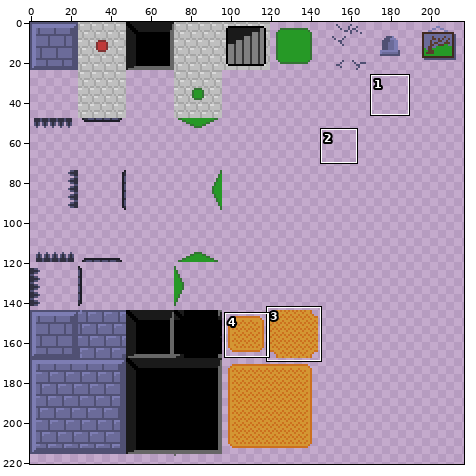
Sprite sheet -- graphics/tiles-terrain.png. Above, an overview of the earlier version with the close-up marked.
Close-up. The starting point:
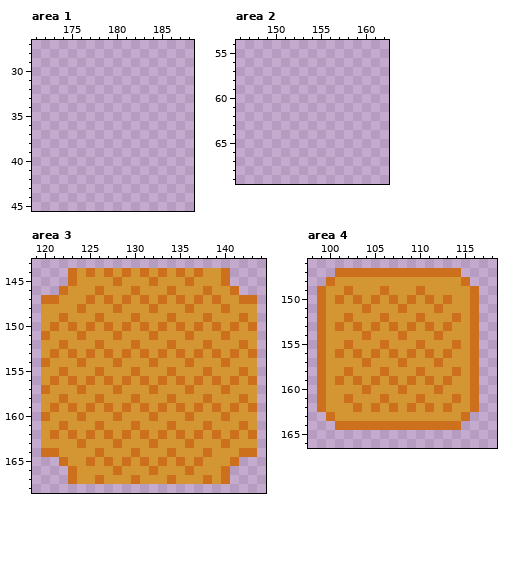
The file is 240x240 pixels. Colours within 5 levels of each other are drawn and written as one. Shown: area 1: x 171..188, y 27..45; area 2: x 146..162, y 54..69; area 3: x 119..144, y 143..168; area 4: x 98..118, y 146..166. The wide view leaves out empty margins. The commit also changed other parts of the picture, which this record leaves out.
Now the later version:
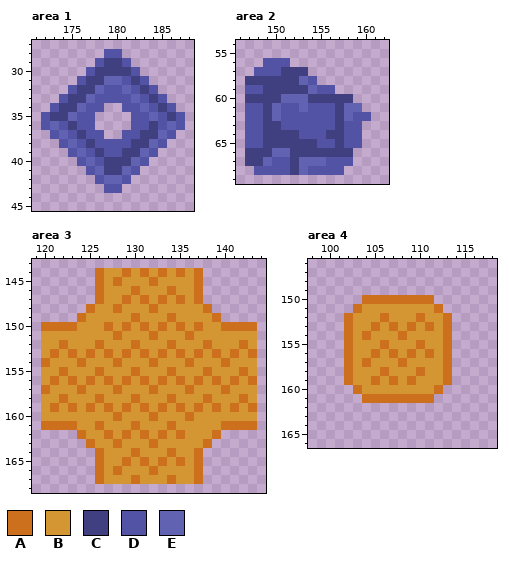
Palette (. is transparent): A #cc701e  B #d49633  C #404080  D #5353a6  E #6262b3
Diff:
--- area 1
@@ x 171..188 @@
 27 ..................
-28 ..................
-29 ..................
-30 ..................
-31 ..................
-32 ..................
-33 ..................
-34 ..................
-35 ..................
-36 ..................
-37 ..................
-38 ..................
-39 ..................
-40 ..................
-41 ..................
-42 ..................
-43 ..................
+28 ........DD........
+29 .......DCCD.......
+30 ......DCCCCD......
+31 .....DCCEEDCD.....
+32 ....DCCEDDEDCD....
+33 ...DCCEDDDDEDCD...
+34 ..DCCEDD..DDEDCD..
+35 .DCCEDD....DDEDCD.
+36 .DEDCDD....DDCDED.
+37 ..DEDCDD..DDCCED..
+38 ...DEDCDDDDCCED...
+39 ....DEDCDDCCED....
+40 .....DEDCCCED.....
+41 ......DECCED......
+42 .......DEED.......
+43 ........DD........
 44 ..................
--- area 2
@@ x 146..162 @@
 55 .................
-56 .................
-57 .................
-58 .................
-59 .................
-60 .................
-61 .................
-62 .................
-63 .................
-64 .................
-65 .................
-66 .................
-67 .................
-68 .................
+56 ...DDD...........
+57 ..DDDCCC.........
+58 .CCCCCCED........
+59 .DDCCCCCEDD......
+60 .CCCCEEECCCCC....
+61 .DDCEDDEDDDCEE...
+62 .DDCEDDDDDDCEDD..
+63 .DDCCDDDDDDCDD...
+64 .DDCCCCDDDCCDD...
+65 .DDCCCCCCDDCDD...
+66 .CCCEECCCCCCC....
+67 .CCEDDCEEEDDD....
+68 ..DDDDCEDDDD.....
 69 .................
--- area 3
@@ x 119..144 @@
 143 ..........................
-144 ....ABABABABABABABABBA....
-145 ....ABBBBABBBABBBABBBA....
-146 ...ABBBABBBABBBABBBABBA...
-147 .AABBBABABABABABABABABBAA.
-148 .BBBBABBBABBBABBBABBBABBB.
-149 .BBABBBABBBABBBABBBABBBAB.
-150 .BABABABABABABABABABABABA.
-151 .ABBBABBBABBBABBBABBBABBB.
+144 .......ABBABABABABA.......
+145 .......ABABBBABBBBA.......
+146 .......ABBBABBBABBA.......
+147 .......ABBABABABABA.......
+148 ......ABBABBBABBBBBA......
+149 .....ABBBBBABBBABBBBA.....
+150 .AAAABBBABABABABABABBAAAA.
+151 .BBBBBBBBABBBABBBABBBBBBB.
 152 .BBABBBABBBABBBABBBABBBAB.
@@ x 119..144 @@
 159 .BABABABABABABABABABABABA.
-160 .ABBBABBBABBBABBBABBBABBB.
-161 .BBABBBABBBABBBABBBABBBAB.
-162 .BABABABABABABABABABABABA.
-163 .BBBBABBBABBBABBBABBBABBB.
-164 .AABBBBABBBABBBABBBABBBAA.
-165 ...ABBABABABABABABABBBA...
-166 ....ABBBBABBBABBBABBBA....
-167 ....ABBABBBABBBABBBABA....
+160 .BBBBBBBBABBBABBBABBBBBBB.
+161 .AAAABBABBBABBBABBBBBAAAA.
+162 .....ABBABABABABABBBA.....
+163 ......ABBABBBABBBBBA......
+164 .......ABBBABBBABBA.......
+165 .......ABBABABABABA.......
+166 .......ABABBBABBBBA.......
+167 .......ABBBABBBABBA.......
 168 ..........................
--- area 4
@@ x 98..118 @@
 146 .....................
-147 ...AAAAAAAAAAAAAA....
-148 ..ABBBBBBBBBBBBBBA...
-149 .ABBABBBABBBABBBBBA..
-150 .ABABABABABABABABBA..
-151 .ABBBBABBBABBBABBBA..
-152 .ABBABBBABBBABBBABA..
-153 .ABABABABABABABABBA..
-154 .ABBBBABBBABBBABBBA..
-155 .ABBABBBABBBABBBABA..
-156 .ABABABABABABABABBA..
-157 .ABBBBABBBABBBABBBA..
-158 .ABBABBBABBBABBBABA..
-159 .ABABABABABABABABBA..
-160 .ABBBBABBBABBBABBBA..
-161 .ABBABBBABBBABBBABA..
-162 .ABBBABABABABABABBA..
-163 ..ABBBBBBBBBBBBBBA...
-164 ...AAAAAAAAAAAAAA....
+147 .....................
+148 .....................
+149 .....................
+150 ......AAAAAAAA.......
+151 .....ABBBBBBBBA......
+152 ....ABBBABBBABBA.....
+153 ....ABBABABABABA.....
+154 ....ABABBBABBBBA.....
+155 ....ABBBABBBABBA.....
+156 ....ABBABABABABA.....
+157 ....ABABBBABBBBA.....
+158 ....ABBBABBBABBA.....
+159 ....ABBABABABBBA.....
+160 .....ABBBBBBBBA......
+161 ......AAAAAAAA.......
+162 .....................
+163 .....................
+164 .....................
 165 .....................
